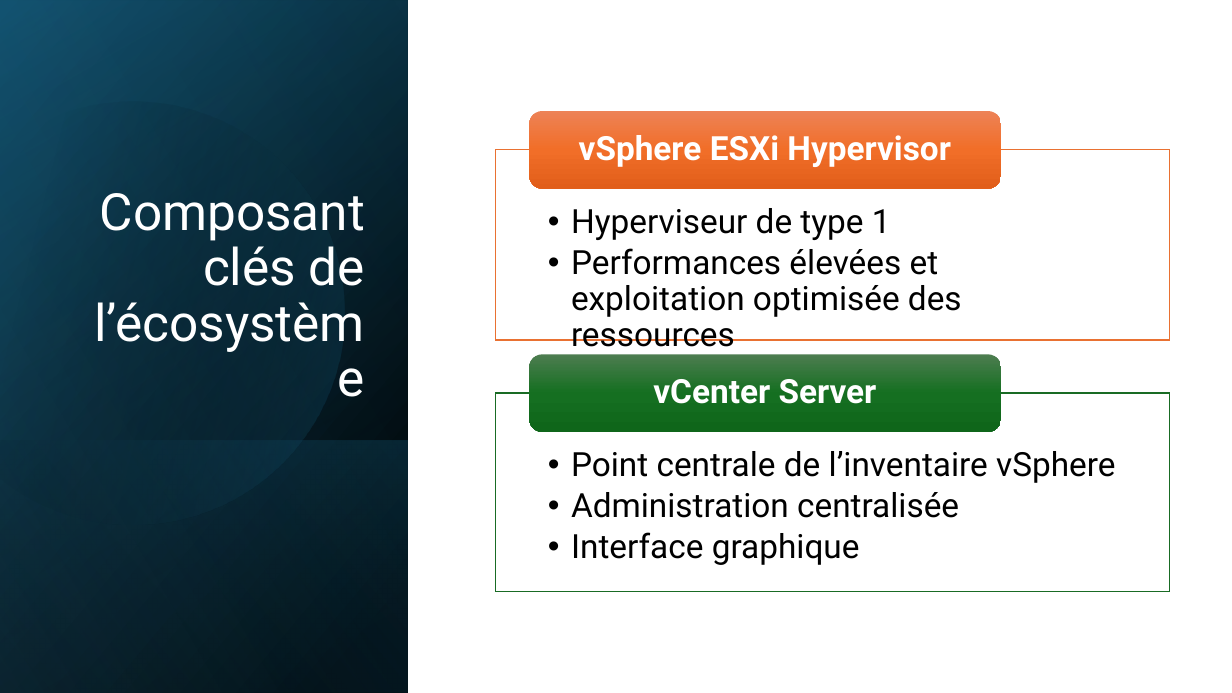
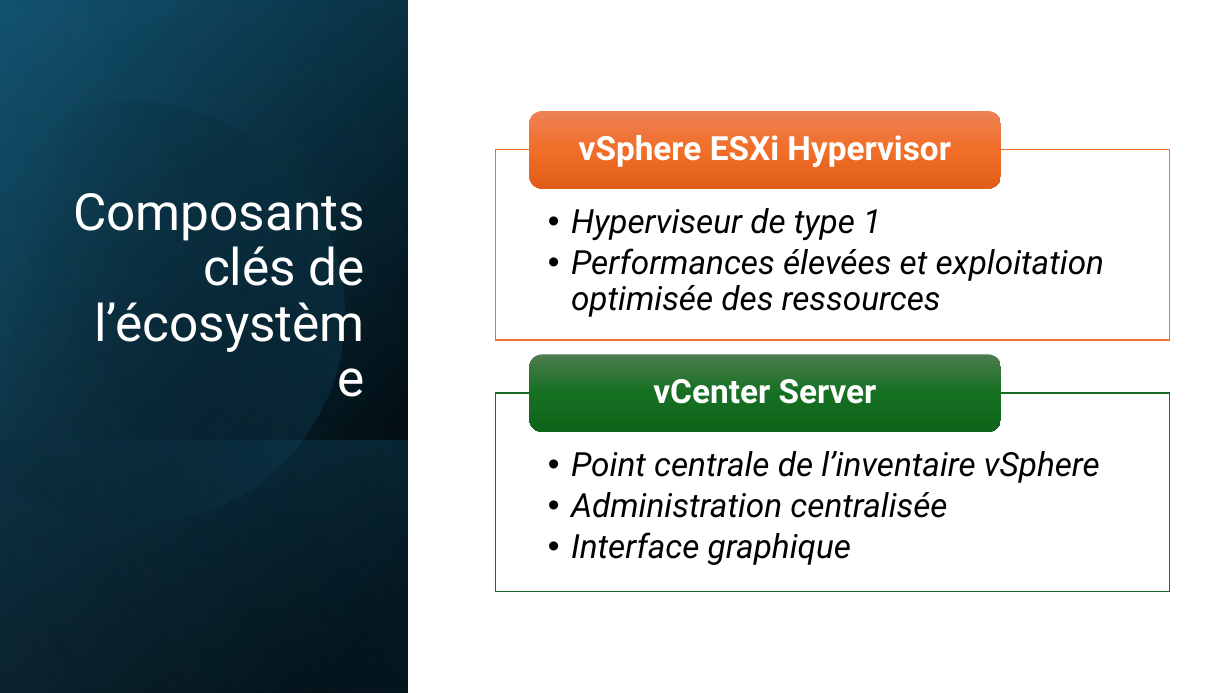
Before and after one commit to Vinc1347900/Stage_Henallux, a slide deck: slide 11 of TFE/DHAIMI_Vincent_PP_TFE.pptx. Drawn at 1232x693 pixels with LibreOffice and Linux fonts; fonts in the diff are those of the drawing. Boxes give left, top, right and bottom in pixels: in the first picture for what was removed or moved away, otherwise in the second. Text is boxed around its words. In the diff, an @@ line names an element or a change of style, - is before the commit and + after.

```diff
--- a/TFE/DHAIMI_Vincent_PP_TFE.pptx
+++ b/TFE/DHAIMI_Vincent_PP_TFE.pptx
@@ text "Hyperviseur de type 1" at [571,208,1104,317]: italic on @@
@@ title at [73,193,365,352]: text changed @@
-Composant clés de l’écosystème
+Composants clés de l’écosystème
@@ text "Point centrale de l’inventaire vSphere" at [571,451,1100,565]: italic on @@
```
Also in this commit, not shown: 10 other slides changed, 4 slides added, 5 slides removed, 4 other files.
